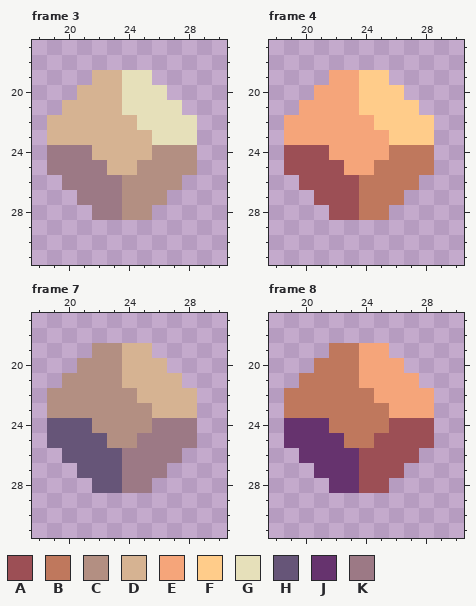
One commit to this pixel-art file: public/assets/graphics/snek-collectible.ase. The picture above is the old version.
48x48 pixels, 8 frames. Shown: frame 3: x 18..30, y 17..31; frame 4: x 18..30, y 17..31; frame 7: x 18..30, y 17..31; frame 8: x 18..30, y 17..31. The commit also changed other frames, which this record leaves out.
Visible layers, top first: "Layer 2" lighten, "Layer 1".
Palette (. is transparent): A #9c4f55  B #bf785d  C #b38f82  D #d6b392  E #f5a57a  F #ffcc8a  G #e6e0ba  H #665578  J #66336e  K #9c7985
Pixels before, frame 3, first column x 19:
19 ...DDGG...
20 ..DDDGGG..
21 .DDDDGGGG.
22 DDDDDDGGGG
23 DDDDDDDGGG
24 KKKDDDDCCC
25 KKKKDDCCCC
26 .KKKKCCCC.
27 ..KKKCCC..
28 ...KKCC...
Pixels before, frame 4, first column x 19:
19 ...EEFF...
20 ..EEEFFF..
21 .EEEEFFFF.
22 EEEEEEFFFF
23 EEEEEEEFFF
24 AAAEEEEBBB
25 AAAAEEBBBB
26 .AAAABBBB.
27 ..AAABBB..
28 ...AABB...
Pixels before, frame 7, first column x 19:
19 ...CCDD...
20 ..CCCDDD..
21 .CCCCDDDD.
22 CCCCCCDDDD
23 CCCCCCCDDD
24 HHHCCCCKKK
25 HHHHCCKKKK
26 .HHHHKKKK.
27 ..HHHKKK..
28 ...HHKK...
Pixels before, frame 8, first column x 19:
19 ...BBEE...
20 ..BBBEEE..
21 .BBBBEEEE.
22 BBBBBBEEEE
23 BBBBBBBEEE
24 JJJBBBBAAA
25 JJJJBBAAAA
26 .JJJJAAAA.
27 ..JJJAAA..
28 ...JJAA...
Once edited:
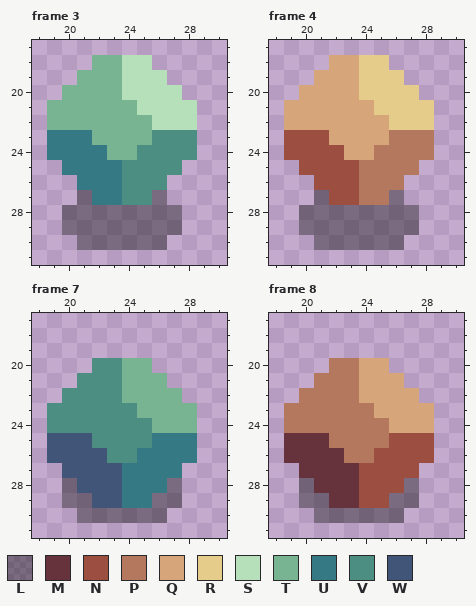
Colours new in this view: L #0000005f  M #66333d  N #9c4f41  P #b3785d  Q #d6a57a  R #e6cc8a  S #b5e0ba  T #78b392  U #357985  V #4c8f82  W #405578
The exact change:
layer "Layer 3" added
layer "Layer 1" now hidden
Changed rows in their new state; - is an unchanged pixel.
Frame 3:
first column x 19:
18 ---TTSS---
19 --TTTSSS--
20 -TTTTSSSS-
21 TTTTTTSSSS
22 TTTTTTTSSS
23 UUUTTTTVVV
24 UUUUTTVVVV
25 .UUUUVVVV.
26 -.UUUVVV.-
27 --LUUVVL--
28 -LLLLLLLL-
29 -LLLLLLLL-
30 --LLLLLL--
Frame 4:
first column x 19:
18 ---QQRR---
19 --QQQRRR--
20 -QQQQRRRR-
21 QQQQQQRRRR
22 QQQQQQQRRR
23 NNNQQQQPPP
24 NNNNQQPPPP
25 .NNNNPPPP.
26 -.NNNPPP.-
27 --LNNPPL--
28 -LLLLLLLL-
29 -LLLLLLLL-
30 --LLLLLL--
Frame 7:
first column x 19:
19 ---....---
20 --.VVTT.--
21 -.VVVTTT.-
22 .VVVVTTTT.
23 VVVVVVTTTT
24 VVVVVVVTTT
25 WWWVVVVUUU
26 WWWWVVUUUU
27 -WWWWUUUU-
28 -LWWWUUUL-
29 -LLWWUULL-
30 --LLLLLL--
Frame 8:
first column x 19:
19 ---....---
20 --.PPQQ.--
21 -.PPPQQQ.-
22 .PPPPQQQQ.
23 PPPPPPQQQQ
24 PPPPPPPQQQ
25 MMMPPPPNNN
26 MMMMPPNNNN
27 -MMMMNNNN-
28 -LMMMNNNL-
29 -LLMMNNLL-
30 --LLLLLL--
Boxes around the changes in both pictures, in picture pixels (x1, y1, x2, y2):
changed: (47, 55, 197, 250)
changed: (284, 55, 434, 250)
changed: (47, 343, 197, 523)
changed: (284, 343, 434, 523)
